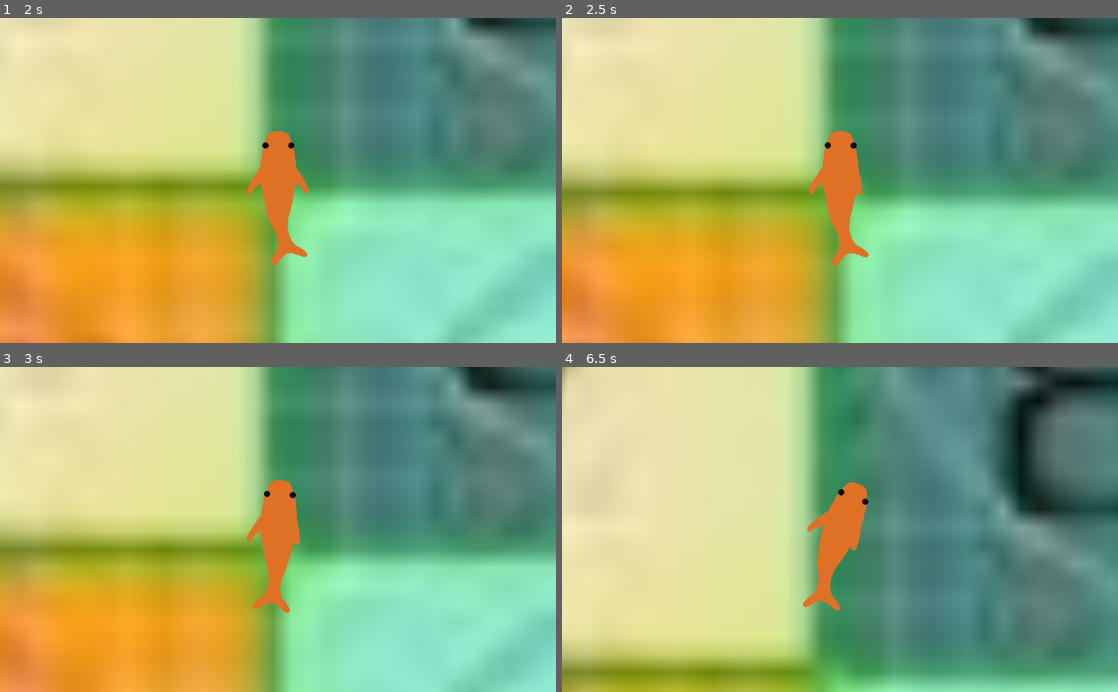
Above: before the commit, frames 1-4 (two rows, left to right).
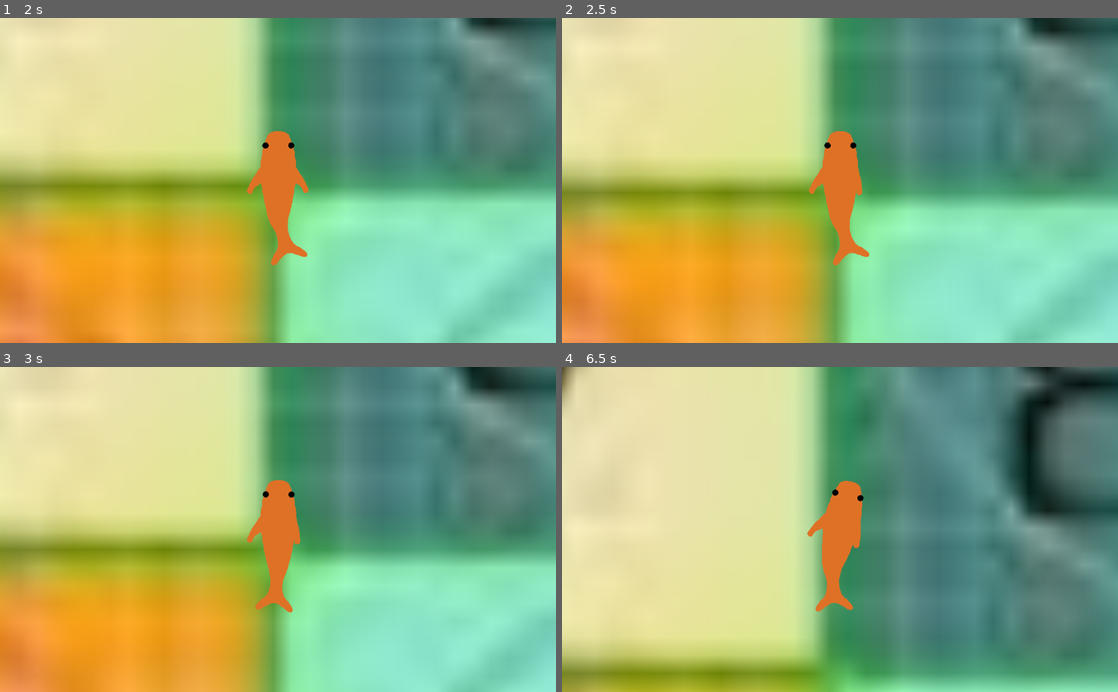
Above: after the commit, the same moments.

Repository: JordanLevy/LudumDare51
Game: Godot game, scene res://Scenes/Main.tscn
Same seed, same stepped clock (60 frames per second), same inputs: the game is played once before the commit and once after it.
Inputs:
- Up to frame 1 (2 s): tap Enter at 0.5 s; hold W 0.53-1.28 s; tap Q at 0.6 s; tap Space at 1.25 s; tap O at 1.35 s
- Up to frame 2 (2.5 s): hold W from 2.03 s (still down); tap P at 2.1 s
- Up to frame 3 (3 s): keep holding W; tap Q at 2.85 s
- Up to frame 4 (6.5 s): release W at 3.53 s; tap one key every 0.75 s from 3.6 s: O P Q O; hold W from 5.78 s (still down)

Frame 1 is identical in both runs. In frame 2, 0.1% of the frame differs, in the area x 44-56%, y 34-77%; in frame 3, 0.3%; in frame 4, 5.7%, in the area x 0-90%, y 0-100%.

Commit message:
Fixed torso centering

Diff:
--- a/Game/Scenes/FishMotion.gd
+++ b/Game/Scenes/FishMotion.gd
@@ -42,7 +42,7 @@
 		flipper_side -= 1
 	if rf_down:
 		flipper_side += 1
-	apply_torque_impulse(linear_velocity.length() * flipper_side * 0.1)
+	add_torque(linear_velocity.length() * flipper_side * 0.1)
 
 func use_flipper(side):
 	if side == -1:
--- a/Game/Scenes/Main.tscn
+++ b/Game/Scenes/Main.tscn
@@ -196,30 +196,6 @@
 "update": 0,
 "values": [ 15.0 ]
 }
-tracks/6/type = "value"
-tracks/6/path = NodePath("Torso:position")
-tracks/6/interp = 1
-tracks/6/loop_wrap = true
-tracks/6/imported = false
-tracks/6/enabled = true
-tracks/6/keys = {
-"times": PoolRealArray( 0 ),
-"transitions": PoolRealArray( 1 ),
-"update": 0,
-"values": [ Vector2( 0, 0 ) ]
-}
-tracks/7/type = "value"
-tracks/7/path = NodePath("Torso:rotation_degrees")
-tracks/7/interp = 1
-tracks/7/loop_wrap = true
-tracks/7/imported = false
-tracks/7/enabled = true
-tracks/7/keys = {
-"times": PoolRealArray( 0 ),
-"transitions": PoolRealArray( 1 ),
-"update": 0,
-"values": [ 0.0 ]
-}
 
 [sub_resource type="Animation" id=4]
 length = 0.001
@@ -295,30 +271,6 @@
 "update": 0,
 "values": [ 0.0 ]
 }
-tracks/6/type = "value"
-tracks/6/path = NodePath("Torso:position")
-tracks/6/interp = 1
-tracks/6/loop_wrap = true
-tracks/6/imported = false
-tracks/6/enabled = true
-tracks/6/keys = {
-"times": PoolRealArray( 0 ),
-"transitions": PoolRealArray( 1 ),
-"update": 0,
-"values": [ Vector2( 474, 255 ) ]
-}
-tracks/7/type = "value"
-tracks/7/path = NodePath("Torso:rotation_degrees")
-tracks/7/interp = 1
-tracks/7/loop_wrap = true
-tracks/7/imported = false
-tracks/7/enabled = true
-tracks/7/keys = {
-"times": PoolRealArray( 0 ),
-"transitions": PoolRealArray( 1 ),
-"update": 0,
-"values": [ 0.0 ]
-}
 
 [sub_resource type="Animation" id=5]
 resource_name = "TailLeft"
@@ -564,30 +516,6 @@
 "update": 0,
 "values": [ 15.0 ]
 }
-tracks/6/type = "value"
-tracks/6/path = NodePath("Torso:position")
-tracks/6/interp = 1
-tracks/6/loop_wrap = true
-tracks/6/imported = false
-tracks/6/enabled = true
-tracks/6/keys = {
-"times": PoolRealArray( 0 ),
-"transitions": PoolRealArray( 1 ),
-"update": 0,
-"values": [ Vector2( 0, 0 ) ]
-}
-tracks/7/type = "value"
-tracks/7/path = NodePath("Torso:rotation_degrees")
-tracks/7/interp = 1
-tracks/7/loop_wrap = true
-tracks/7/imported = false
-tracks/7/enabled = true
-tracks/7/keys = {
-"times": PoolRealArray( 0 ),
-"transitions": PoolRealArray( 1 ),
-"update": 0,
-"values": [ 0.0 ]
-}
 
 [sub_resource type="Animation" id=15]
 length = 0.001
@@ -663,30 +591,6 @@
 "update": 0,
 "values": [ 0.0 ]
 }
-tracks/6/type = "value"
-tracks/6/path = NodePath("Torso:position")
-tracks/6/interp = 1
-tracks/6/loop_wrap = true
-tracks/6/imported = false
-tracks/6/enabled = true
-tracks/6/keys = {
-"times": PoolRealArray( 0 ),
-"transitions": PoolRealArray( 1 ),
-"update": 0,
-"values": [ Vector2( 474, 255 ) ]
-}
-tracks/7/type = "value"
-tracks/7/path = NodePath("Torso:rotation_degrees")
-tracks/7/interp = 1
-tracks/7/loop_wrap = true
-tracks/7/imported = false
-tracks/7/enabled = true
-tracks/7/keys = {
-"times": PoolRealArray( 0 ),
-"transitions": PoolRealArray( 1 ),
-"update": 0,
-"values": [ 0.0 ]
-}
 
 [sub_resource type="Animation" id=16]
 resource_name = "TailLeft"
@@ -932,30 +836,6 @@
 "update": 0,
 "values": [ 15.0 ]
 }
-tracks/6/type = "value"
-tracks/6/path = NodePath("Torso:position")
-tracks/6/interp = 1
-tracks/6/loop_wrap = true
-tracks/6/imported = false
-tracks/6/enabled = true
-tracks/6/keys = {
-"times": PoolRealArray( 0 ),
-"transitions": PoolRealArray( 1 ),
-"update": 0,
-"values": [ Vector2( 0, 0 ) ]
-}
-tracks/7/type = "value"
-tracks/7/path = NodePath("Torso:rotation_degrees")
-tracks/7/interp = 1
-tracks/7/loop_wrap = true
-tracks/7/imported = false
-tracks/7/enabled = true
-tracks/7/keys = {
-"times": PoolRealArray( 0 ),
-"transitions": PoolRealArray( 1 ),
-"update": 0,
-"values": [ 0.0 ]
-}
 
 [sub_resource type="Animation" id=23]
 length = 0.001
@@ -1031,30 +911,6 @@
 "update": 0,
 "values": [ 0.0 ]
 }
-tracks/6/type = "value"
-tracks/6/path = NodePath("Torso:position")
-tracks/6/interp = 1
-tracks/6/loop_wrap = true
-tracks/6/imported = false
-tracks/6/enabled = true
-tracks/6/keys = {
-"times": PoolRealArray( 0 ),
-"transitions": PoolRealArray( 1 ),
-"update": 0,
-"values": [ Vector2( 474, 255 ) ]
-}
-tracks/7/type = "value"
-tracks/7/path = NodePath("Torso:rotation_degrees")
-tracks/7/interp = 1
-tracks/7/loop_wrap = true
-tracks/7/imported = false
-tracks/7/enabled = true
-tracks/7/keys = {
-"times": PoolRealArray( 0 ),
-"transitions": PoolRealArray( 1 ),
-"update": 0,
-"values": [ 0.0 ]
-}
 
 [sub_resource type="Animation" id=24]
 resource_name = "TailLeft"
@@ -1127,6 +983,7 @@
 gravity_scale = 0.0
 can_sleep = false
 linear_damp = 0.3
+angular_damp = 5.0
 script = ExtResource( 1 )
 anim_tail = NodePath("FishRig/AnimationPlayerTail")
 anim_lf = NodePath("FishRig/AnimationPlayerLF")
@@ -1138,7 +995,6 @@
 [node name="FishRig" type="Node2D" parent="FishRigidBody"]
 
 [node name="Torso" type="Sprite" parent="FishRigidBody/FishRig"]
-position = Vector2( 474, 255 )
 texture = ExtResource( 4 )
 region_enabled = true
 region_rect = Rect2( 410, 54, 200, 550 )
